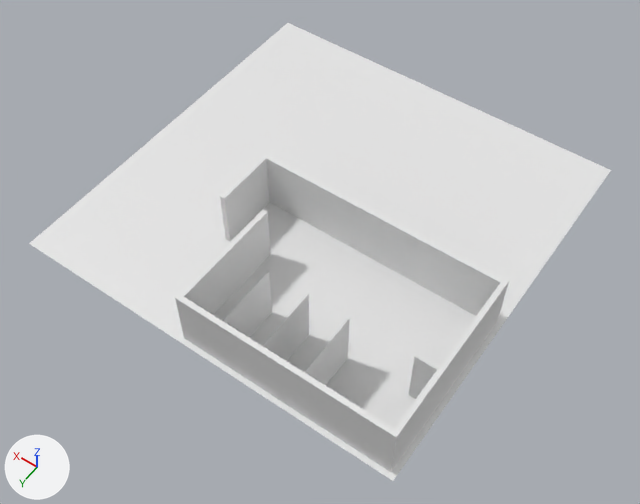
The Blender file environment/setpieces/Restroom.blend, before and after one commit.
Before and after are seen from a camera (50 mm lens) standing at (-21.8, 36.1, 64.4) and looking at (7.9, -5.4, -0.9). The lights are fixed; the arrows at lower left show +X, +Y and +Z.

The first picture shows 'External Walls.001', 'Internal Walls', 'Parking'.
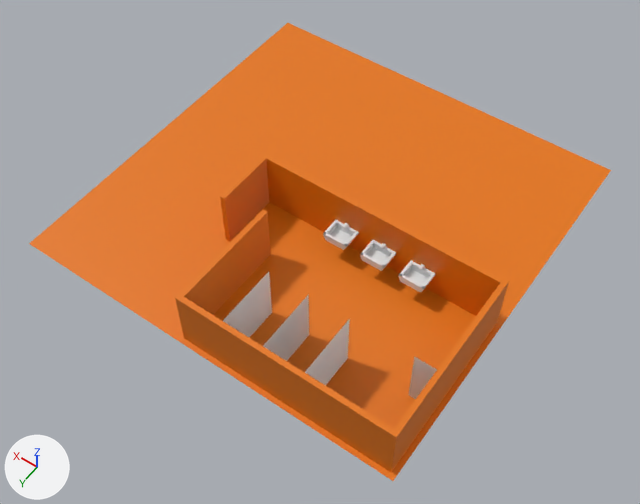
Changed parts and their boxes (x1, y1, x2, y2) in the pictures (640 x 504 px):
```json
{"object": "Parking", "change": "recoloured", "before": [29, 23, 611, 481], "after": [29, 23, 611, 481], "on screen": "white to orange"}
{"object": "sink", "change": "added", "after": [398, 260, 435, 292]}
{"object": "sink.001", "change": "added", "after": [360, 240, 396, 271]}
{"object": "sink.002", "change": "added", "after": [323, 220, 359, 250]}
{"part": 1, "of": "me_plane_022", "change": "recoloured", "before": [175, 153, 509, 472], "after": [175, 153, 509, 472]}
```

The change, as JSON lines over the scene's bpy script:
```json
{"op": "add", "block": "mat_lot", "code": ["mat_lot = principled_material('Lot')", "mat_lot.base_color = (0.8, 0.184, 0.0)  # orange #e77700"]}
{"block": "me_grid_001", "where": "me_grid_001.from_pydata(...)  # 1681 vertices, 1600 faces; spans x -10.0..30.0, y -10.0..30.0, z 0.0"}
{"op": "add", "block": "me_grid_001", "code": "me_grid_001.materials.append(mat_lot)  # orange #e77700"}
{"block": "me_plane_022", "where": "me_plane_022.from_pydata(...)  # 1148 vertices, 1065 faces; spans x -13.5..3.5, y -24.5..0.5, z 0.0..6.0"}
{"block": "me_plane_022", "where": "# used by ob_external_walls_001; location = (-9.0, 6.0, 0.0); rotation_euler = (0.0, 0.0, 1.571), in degrees (0, 0, 90)"}
{"block": "me_plane_022", "change": "me_plane_022 part 1: 1065 faces spanning x -13.5..3.5, y -24.5..0.5, z 0.0..6.0 switch from no material to mat_lot (orange #e77700)"}
{"op": "add", "block": "me_cube_003", "code": ["me_cube_003 = bpy.data.meshes.new('Cube.003')", "me_cube_003.from_pydata(...)  # 82 vertices, 83 faces, 6 loose edges; spans x -1.25..1.25, y -1.0..1.0, z -1.0..0.19"]}
{"op": "add", "block": "ob_sink_002", "code": ["ob_sink_002 = bpy.data.objects.new('sink.002', me_cube_003)", "ob_sink_002.location = (6.0, -6.0, 3.0)"]}
{"op": "add", "block": "ob_sink_001", "code": ["ob_sink_001 = bpy.data.objects.new('sink.001', me_cube_003.copy())", "ob_sink_001.location = (2.0, -6.0, 3.0)"]}
{"op": "add", "block": "ob_sink", "code": ["ob_sink = bpy.data.objects.new('sink', me_cube_003.copy())", "ob_sink.location = (-2.0, -6.0, 3.0)"]}
```
